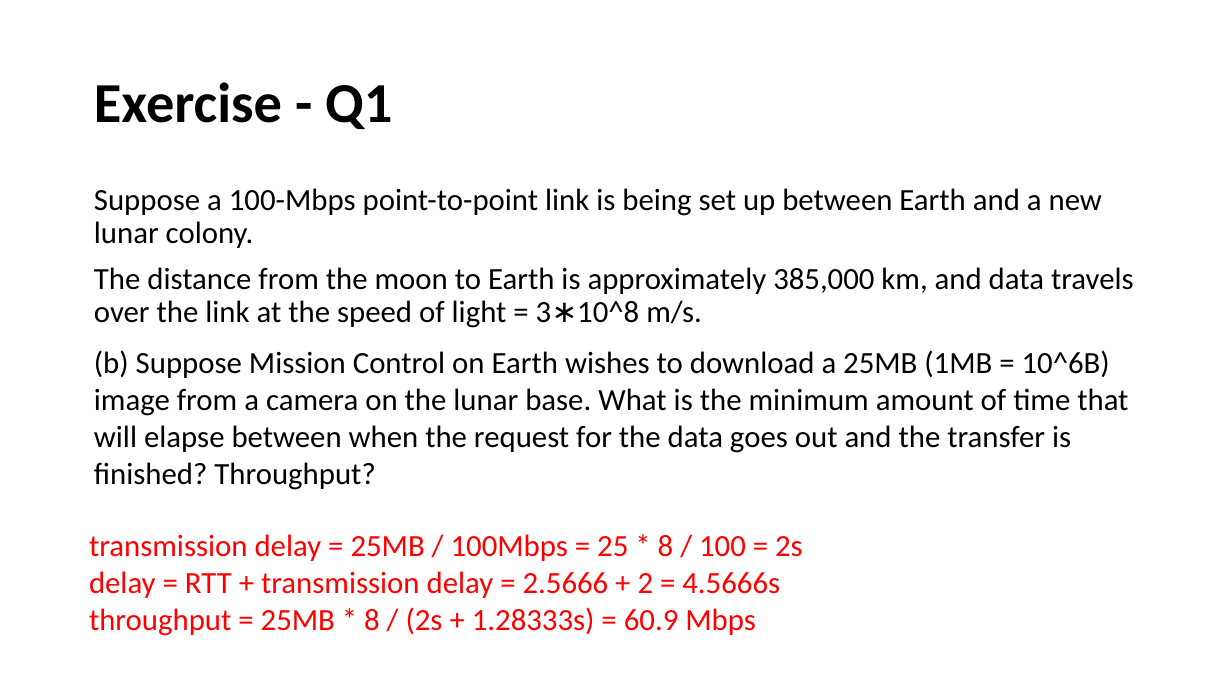
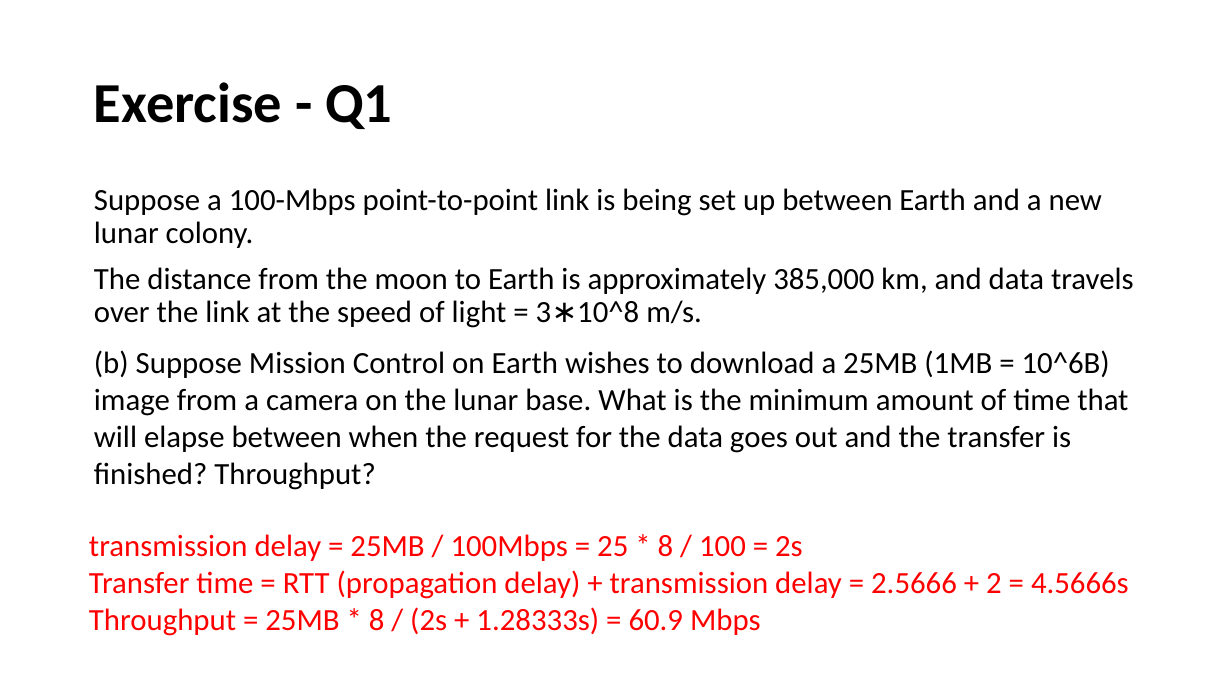
Before and after one commit to henryhxu/CSCI4430-ESTR4120, a slide deck: slide 15 of tutorial/T02/tut02.pptx. Drawn at 1232x693 pixels with LibreOffice and Linux fonts; fonts in the diff are those of the drawing. Boxes give left, top, right and bottom in pixels: in the first picture for what was removed or moved away, otherwise in the second. Text is boxed around its words. In the diff, an @@ line names an element or a change of style, - is before the commit and + after.

```diff
--- a/tutorial/T02/tut02.pptx
+++ b/tutorial/T02/tut02.pptx
@@ text at [89,570,1129,636]: text changed @@
-delay = RTT + transmission delay = 2.5666 + 2 = 4.5666s
-throughput = 25MB * 8 / (2s + 1.28333s) = 60.9 Mbps
+Transfer time = RTT (propagation delay) + transmission delay = 2.5666 + 2 = 4.5666s
+Throughput = 25MB * 8 / (2s + 1.28333s) = 60.9 Mbps
```
Also in this commit, not shown: 1 other slide changed.
